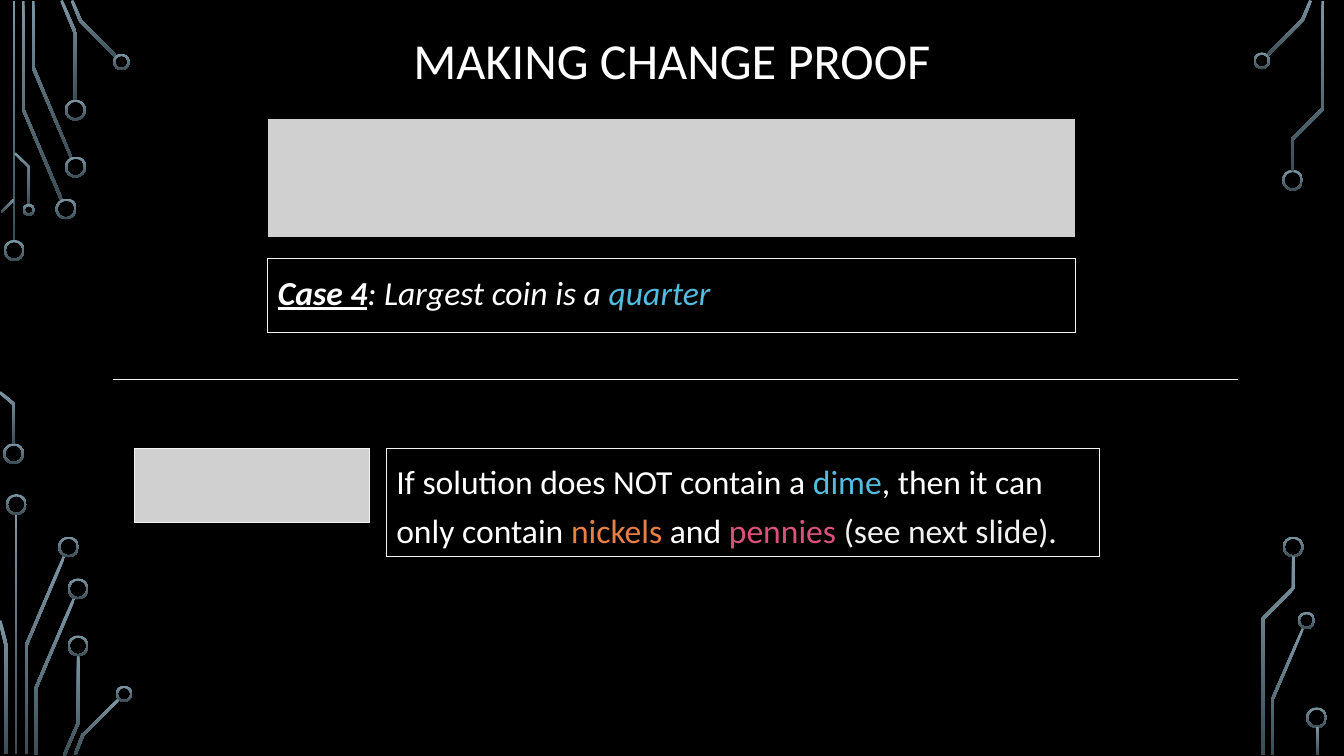
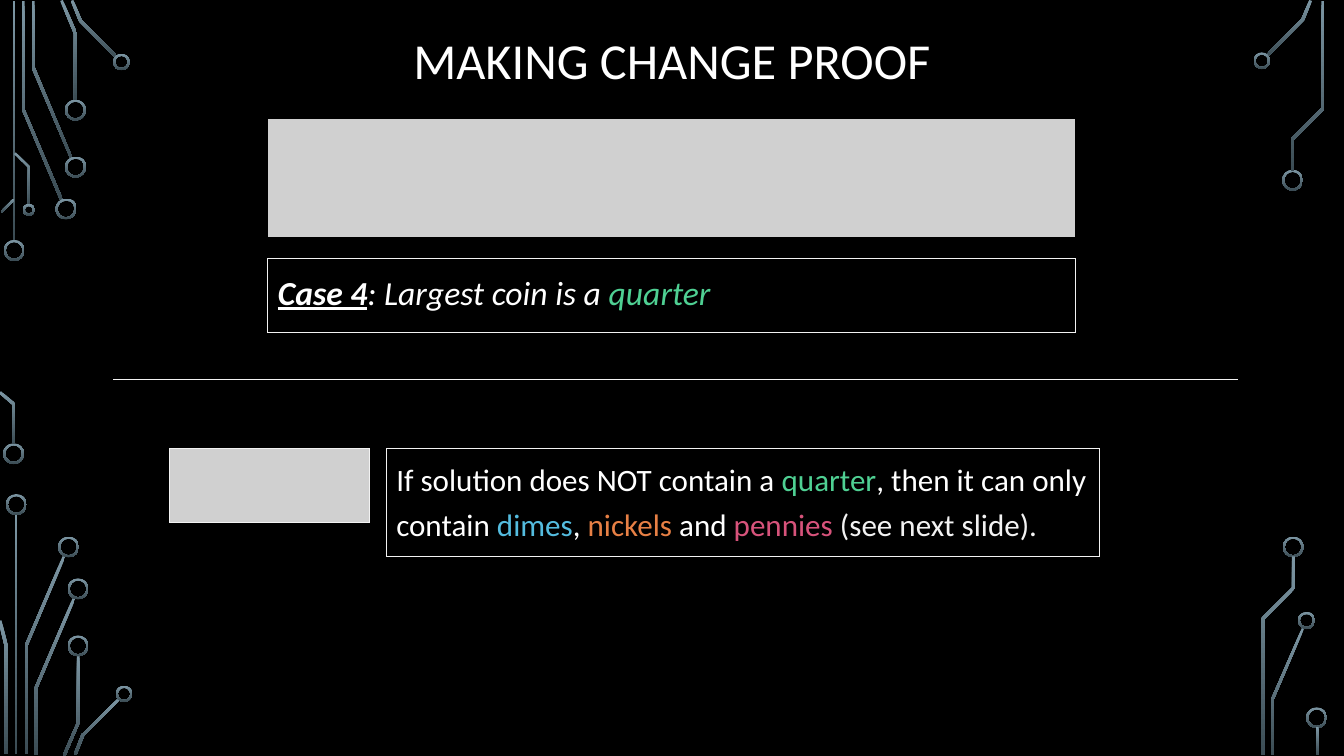
Before and after one commit to markfloryan/dsa2, a slide deck: slide 28 of slides/04-1-GreedyIntroChange.pptx (slide 27 before the commit). Drawn at 1344x756 pixels with LibreOffice and Linux fonts; fonts in the diff are those of the drawing; grey boxes stand for pictures; background and template pictures are left out. Boxes give left, top, right and bottom in pixels: in the first picture for what was removed or moved away, otherwise in the second. Text is boxed around its words. In the diff, an @@ line names an element or a change of style, - is before the commit and + after.

Commit message:
slides

```diff
--- a/slides/04-1-GreedyIntroChange.pptx
+++ b/slides/04-1-GreedyIntroChange.pptx
@@ rectangle "Case 4: Largest coin is ..." at <box>268,259,1077,333</box>: text colour #54BCDF to #4FD093 in "quarter" @@
@@ picture: place and size @@
-picture at <box>134,449,369,522</box>
+picture at <box>169,449,369,522</box>
@@ text in rectangle at <box>396,469,1086,541</box>: text changed; size 24 to 22.2 pt @@
-If solution does NOT contain a dime, then it can only contain nickels and pennies (see next slide).
+If solution does NOT contain a quarter, then it can only contain dimes, nickels and pennies (see next slide).
```
Also in this commit, not shown: 3 other slides changed, 11 slides added, 6 slides removed, 13 other files.
